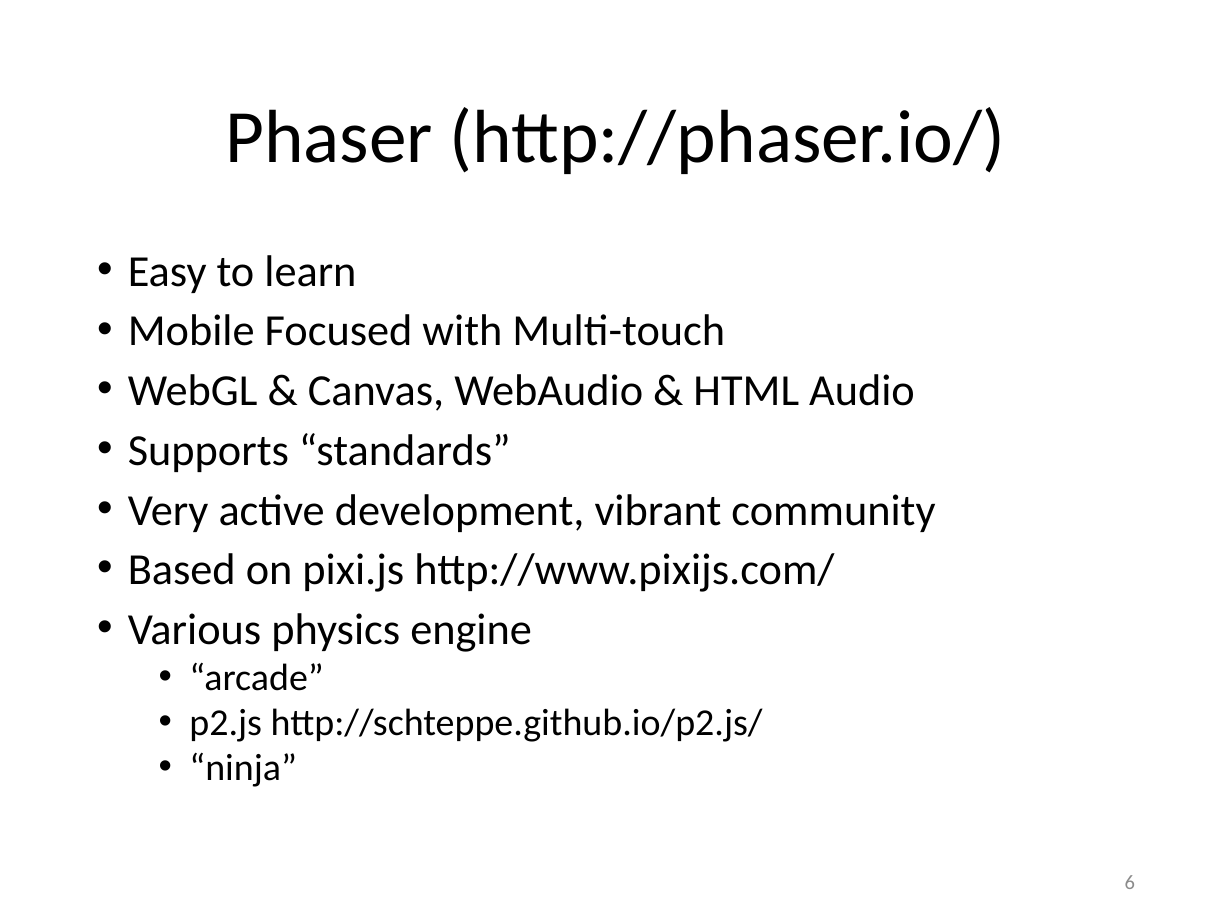
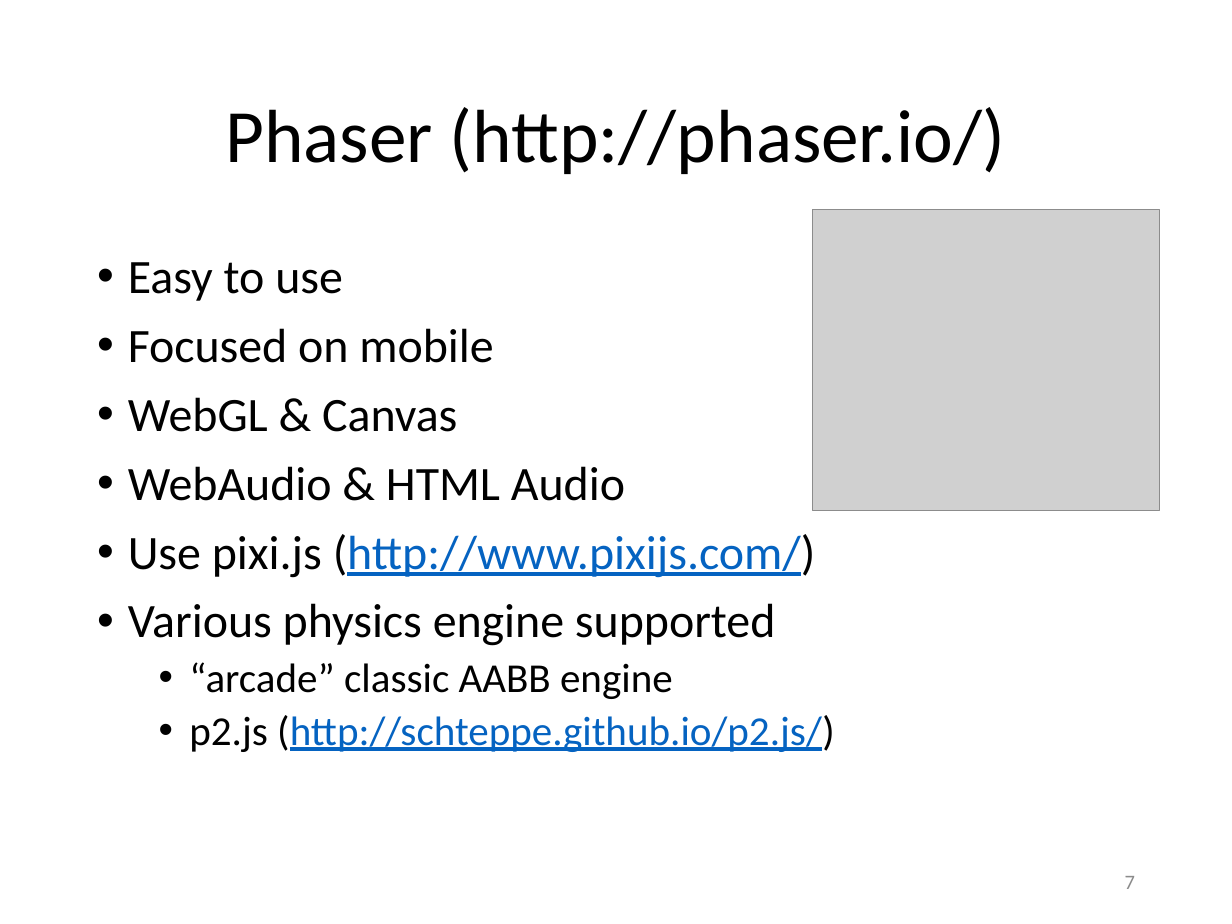
Before and after one commit to Lotti/codemotion2014, a slide deck: slide 7 of codemotion.pptx (slide 6 before the commit). Drawn at 1232x924 pixels with LibreOffice and Linux fonts; fonts in the diff are those of the drawing; grey boxes stand for pictures; background and template pictures are left out. Boxes give left, top, right and bottom in pixels: in the first picture for what was removed or moved away, otherwise in the second. Text is boxed around its words. In the diff, an @@ line names an element or a change of style, - is before the commit and + after.

```diff
--- a/codemotion.pptx
+++ b/codemotion.pptx
@@ picture added at (812,209,1159,510) @@
@@ text at (128,262,835,752): text changed; size 25.9 to 28 pt @@
-• Easy to learn
-• Mobile Focused with Multi-touch
-• WebGL & Canvas, WebAudio & HTML Audio
-• Supports “standards”
-• Very active development, vibrant community
-• Based on pixi.js http://www.pixijs.com/
-• Various physics engine
-  • “arcade”
-  • p2.js http://schteppe.github.io/p2.js/
-  • “ninja”
+• Easy to use
+• Focused on mobile
+• WebGL & Canvas
+• WebAudio & HTML Audio
+• Use pixi.js (http://www.pixijs.com/)
+• Various physics engine supported
+  • “arcade” classic AABB engine
+  • p2.js (http://schteppe.github.io/p2.js/)
@@ page number at (1125,876,1135,889): text changed @@
-6
+7
```
Also in this commit, not shown: 10 other slides changed, 5 slides added, 1 other file.
